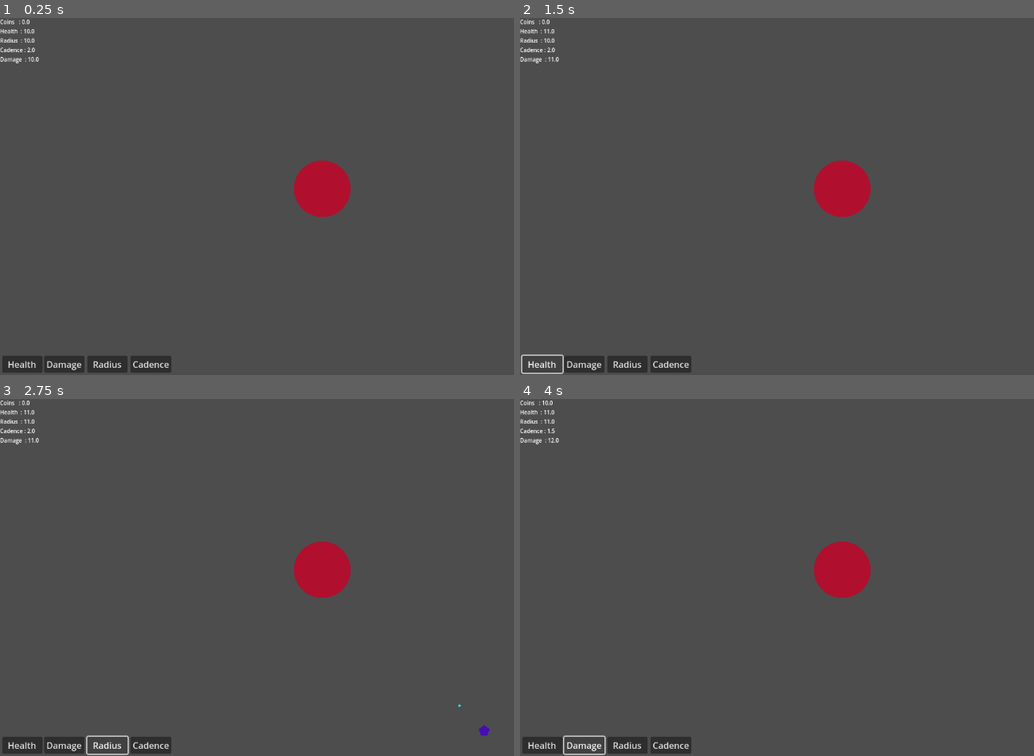
Above: before the commit, frames 1-4 (two rows, left to right).
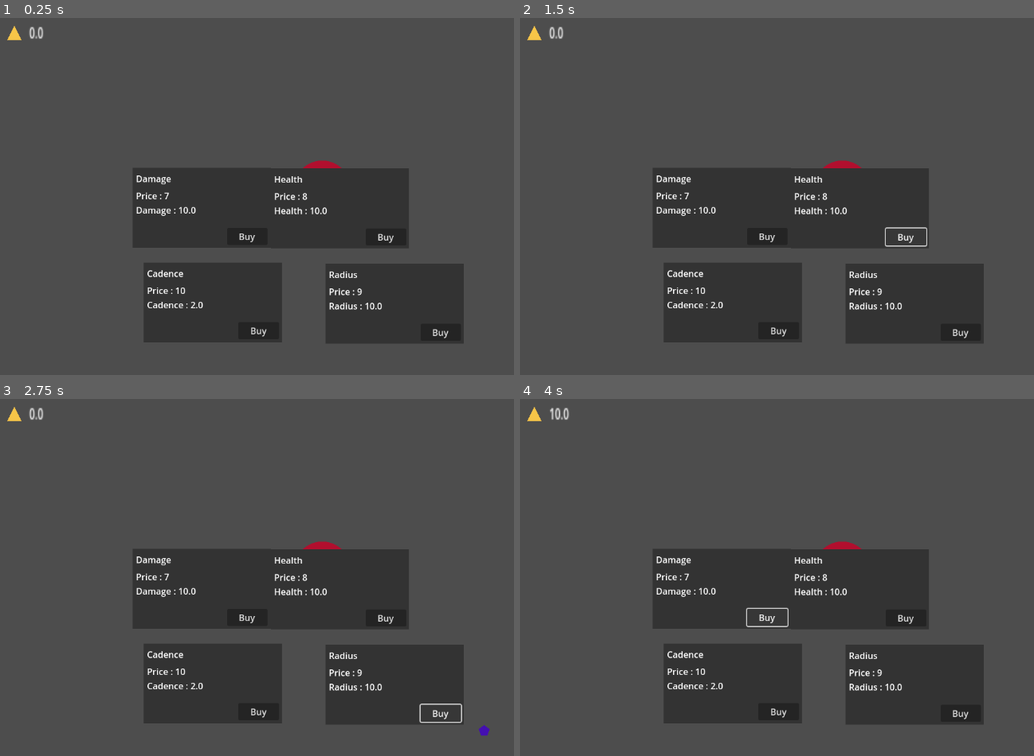
Above: after the commit, the same moments.

Repository: jakubaszcz/Prototype-Evil-Tower
Game: Godot game, scene res://Components/Scenes/Game.tscn
Two runs of this game, one before a commit and one after it. Both use one fixed random seed, a clock stepped at 60 frames per second and the inputs below.
Inputs:
- Up to frame 1 (0.25 s): no input
- Up to frame 2 (1.5 s): click "Damage" (after the commit: "Buy") at 0.5 s; click "Health" (after the commit: "Buy") at 1.25 s
- Up to frame 3 (2.75 s): click "Radius" (after the commit: "Buy") at 2 s
- Up to frame 4 (4 s): click "Cadence" (after the commit: "Buy") at 2.75 s; click "Damage" (after the commit: "Buy") at 3.5 s

The runs differ from the first frame. In frame 1, 25% of the frame differs, in the area x 0-91%, y 0-100%; in frame 2, 25%; in frame 3, 25%; in frame 4, 25%.

Commit message:
[PET] Creating shop

Diff:
--- a/Components/Interfaces/Game/PlayerStatistics.gd
+++ b/Components/Interfaces/Game/PlayerStatistics.gd
@@ -3,21 +3,44 @@
 @onready var infos_label = $Infos
 
 func _physics_process(_delta: float) -> void:
-	infos_label.text =  "Coins   : " + str(Game.game_coin)   + "\n" \
-					  + "Health  : " + str(Game.game_health) + "\n" \
-					  + "Radius  : " + str(Game.game_radius) + "\n" \
-					  + "Cadence : " + str(Game.game_cadence) + "\n" \
-					  + "Damage  : " + str(Game.game_damage)
+	$DamageContainer/Price.text = "Price : " + str(Game.game_damage_price)
+	$DamageContainer/Ability.text = "Damage : " + str(Game.game_damage)
+
+	$HealthContainer/Price.text = "Price : " + str(Game.game_health_price)
+	$HealthContainer/Ability.text = "Health : " + str(Game.game_health)
+
+	$RadiusContainer/Price.text = "Price : " + str(Game.game_radius_price)
+	$RadiusContainer/Ability.text = "Radius : " + str(Game.game_radius)
+
+	$CadenceContainer/Price.text = "Price : " + str(Game.game_cadence_price)
+	$CadenceContainer/Ability.text = "Cadence : " + str(Game.game_cadence)
+
+	infos_label.text =  str(Game.game_coin)
 
 
-func _on_damagae_pressed() -> void:
-	Game.game_damage += 1
+func _on_damage_pressed() -> void:
+	if ((Game.game_coin - Game.game_damage_price) >= 0):
+		Game.game_coin -= Game.game_damage_price
+		Game.game_damage *= Game.game_damage_buy
+		Game.game_damage_price *= Game.multiplier
+
 
 func _on_health_pressed() -> void:
-	Game.game_health += 1
+		if ((Game.game_coin - Game.game_health_price) >= 0):
+			Game.game_coin -= Game.game_health_price
+			Game.game_health *= Game.game_health_buy
+			Game.game_health_price *= Game.multiplier
+
 
 func _on_radius_pressed() -> void:
-	Game.game_radius += 1
+	if ((Game.game_coin - Game.game_radius_price) >= 0):
+		Game.game_coin -= Game.game_radius_price
+		Game.game_radius *= Game.game_radius_buy
+		Game.game_radius_price *= Game.multiplier
+
 
 func _on_cadence_pressed() -> void:
-	Game.game_cadence -= 0.5
+	if ((Game.game_coin - Game.game_cadence_price) >= 0):
+		Game.game_coin -= Game.game_cadence_price
+		Game.game_cadence *= Game.game_cadence_buy
+		Game.game_cadence_price *= Game.multiplier
--- a/Components/Interfaces/Game/player_statistics.tscn
+++ b/Components/Interfaces/Game/player_statistics.tscn
@@ -1,45 +1,175 @@
-[gd_scene load_steps=2 format=3 uid="uid://btw71upcpourg"]
+[gd_scene load_steps=4 format=3 uid="uid://dkhftkgwmo5w3"]
 
 [ext_resource type="Script" uid="uid://dw81m4kikc2tl" path="res://Components/Interfaces/Game/PlayerStatistics.gd" id="1_mso56"]
+[ext_resource type="Texture2D" uid="uid://bn0uj0lbkfwc8" path="res://Assets/Coin.png" id="2_ikyie"]
+
+[sub_resource type="CanvasTexture" id="CanvasTexture_ikyie"]
 
 [node name="PlayerStatistics" type="CanvasLayer"]
 script = ExtResource("1_mso56")
 
 [node name="Infos" type="Label" parent="."]
-offset_right = 90.0
-offset_bottom = 23.0
+offset_left = 53.0
+offset_top = 9.0
+offset_right = 144.04361
+offset_bottom = 32.0
+scale = Vector2(1.779367, 2.56028)
 theme_override_font_sizes/font_size = 10
 
-[node name="Damagae" type="Button" parent="."]
-offset_left = 80.0
-offset_top = 613.0
-offset_right = 153.0
-offset_bottom = 644.0
+[node name="Sprite2D" type="Sprite2D" parent="."]
+position = Vector2(26, 27.000002)
+scale = Vector2(0.03, 0.03)
+texture = ExtResource("2_ikyie")
+
+[node name="DamageContainer" type="Node" parent="."]
+
+[node name="Sprite2D" type="Sprite2D" parent="DamageContainer"]
+modulate = Color(0.20033002, 0.20033002, 0.20032999, 1)
+position = Vector2(365, 345.00003)
+scale = Vector2(250, 145)
+texture = SubResource("CanvasTexture_ikyie")
+
+[node name="Title" type="Label" parent="DamageContainer"]
+offset_left = 246.0
+offset_top = 280.0
+offset_right = 481.0
+offset_bottom = 303.0
 text = "Damage"
 
-[node name="Health" type="Button" parent="."]
-offset_left = 4.0
-offset_top = 613.0
-offset_right = 77.0
-offset_bottom = 644.0
+[node name="Price" type="Label" parent="DamageContainer"]
+offset_left = 246.0
+offset_top = 311.0
+offset_right = 483.0
+offset_bottom = 360.0
+text = "Price : NaN"
+
+[node name="Ability" type="Label" parent="DamageContainer"]
+offset_left = 246.0
+offset_top = 337.0
+offset_right = 480.0
+offset_bottom = 360.0
+text = "Damage : NaN"
+
+[node name="Damage" type="Button" parent="DamageContainer"]
+z_index = 1
+offset_left = 411.0
+offset_top = 381.0
+offset_right = 484.0
+offset_bottom = 412.0
+text = "Buy
+"
+
+[node name="HealthContainer" type="Node" parent="."]
+
+[node name="Sprite2D" type="Sprite2D" parent="HealthContainer"]
+modulate = Color(0.20033002, 0.20033002, 0.20032999, 1)
+position = Vector2(615, 345.5)
+scale = Vector2(250, 145)
+texture = SubResource("CanvasTexture_ikyie")
+
+[node name="Title" type="Label" parent="HealthContainer"]
+offset_left = 496.0
+offset_top = 280.5
+offset_right = 731.0
+offset_bottom = 303.5
 text = "Health"
 
-[node name="Radius" type="Button" parent="."]
-offset_left = 158.0
-offset_top = 613.0
-offset_right = 231.0
-offset_bottom = 644.0
+[node name="Price" type="Label" parent="HealthContainer"]
+offset_left = 496.0
+offset_top = 311.5
+offset_right = 733.0
+offset_bottom = 360.5
+text = "Price : NaN"
+
+[node name="Ability" type="Label" parent="HealthContainer"]
+offset_left = 496.0
+offset_top = 337.5
+offset_right = 730.0
+offset_bottom = 360.5
+text = "Damage : NaN"
+
+[node name="Health" type="Button" parent="HealthContainer"]
+offset_left = 662.0
+offset_top = 382.0
+offset_right = 735.0
+offset_bottom = 413.0
+text = "Buy"
+
+[node name="RadiusContainer" type="Node" parent="."]
+
+[node name="Sprite2D" type="Sprite2D" parent="RadiusContainer"]
+modulate = Color(0.20033002, 0.20033002, 0.20032999, 1)
+position = Vector2(714, 518.5)
+scale = Vector2(250, 145)
+texture = SubResource("CanvasTexture_ikyie")
+
+[node name="Title" type="Label" parent="RadiusContainer"]
+offset_left = 595.0
+offset_top = 453.5
+offset_right = 830.0
+offset_bottom = 476.5
 text = "Radius"
 
-[node name="Cadence" type="Button" parent="."]
-offset_left = 236.0
-offset_top = 613.0
-offset_right = 310.0
-offset_bottom = 644.0
+[node name="Price" type="Label" parent="RadiusContainer"]
+offset_left = 595.0
+offset_top = 484.5
+offset_right = 832.0
+offset_bottom = 533.5
+text = "Price : NaN"
+
+[node name="Ability" type="Label" parent="RadiusContainer"]
+offset_left = 595.0
+offset_top = 510.5
+offset_right = 829.0
+offset_bottom = 533.5
+text = "Radius : NaN"
+
+[node name="Radius" type="Button" parent="RadiusContainer"]
+offset_left = 761.0
+offset_top = 555.0
+offset_right = 834.0
+offset_bottom = 586.0
+text = "Buy"
+
+[node name="CadenceContainer" type="Node" parent="."]
+
+[node name="Sprite2D" type="Sprite2D" parent="CadenceContainer"]
+modulate = Color(0.20033002, 0.20033002, 0.20032999, 1)
+position = Vector2(385, 516.5)
+scale = Vector2(250, 145)
+texture = SubResource("CanvasTexture_ikyie")
+
+[node name="Title" type="Label" parent="CadenceContainer"]
+offset_left = 266.0
+offset_top = 451.5
+offset_right = 501.0
+offset_bottom = 474.5
 text = "Cadence"
 
-[connection signal="pressed" from="Damagae" to="." method="_on_damagae_pressed"]
-[connection signal="pressed" from="Health" to="." method="_on_button_pressed"]
-[connection signal="pressed" from="Health" to="." method="_on_health_pressed"]
-[connection signal="pressed" from="Radius" to="." method="_on_radius_pressed"]
-[connection signal="pressed" from="Cadence" to="." method="_on_cadence_pressed"]
+[node name="Price" type="Label" parent="CadenceContainer"]
+offset_left = 266.0
+offset_top = 482.5
+offset_right = 503.0
+offset_bottom = 531.5
+text = "Price : NaN"
+
+[node name="Ability" type="Label" parent="CadenceContainer"]
+offset_left = 266.0
+offset_top = 508.5
+offset_right = 500.0
+offset_bottom = 531.5
+text = "Cadence : NaN"
+
+[node name="Cadence" type="Button" parent="CadenceContainer"]
+offset_left = 431.0
+offset_top = 552.0
+offset_right = 505.0
+offset_bottom = 583.0
+text = "Buy
+"
+
+[connection signal="pressed" from="DamageContainer/Damage" to="." method="_on_damagae_pressed"]
+[connection signal="pressed" from="HealthContainer/Health" to="." method="_on_button_pressed"]
+[connection signal="pressed" from="HealthContainer/Health" to="." method="_on_health_pressed"]
+[connection signal="pressed" from="RadiusContainer/Radius" to="." method="_on_radius_pressed"]
+[connection signal="pressed" from="CadenceContainer/Cadence" to="." method="_on_cadence_pressed"]
--- a/Components/Utils/Projectiles.tscn
+++ b/Components/Utils/Projectiles.tscn
@@ -19,7 +19,6 @@
 disabled = true
 
 [node name="Sprite2D" type="Sprite2D" parent="."]
-modulate = Color(0, 1, 1, 1)
 scale = Vector2(2, 2)
 texture = SubResource("CanvasTexture_oagle")
 
@@ -27,6 +26,7 @@
 
 [node name="CollisionShape2D" type="CollisionShape2D" parent="Area2D"]
 shape = SubResource("RectangleShape2D_oagle")
+debug_color = Color(1, 1, 1, 0)
 
 [node name="LifeTime" type="Timer" parent="."]
 wait_time = 2.0
--- a/Scripts/Game.gd
+++ b/Scripts/Game.gd
@@ -6,3 +6,17 @@
 var game_radius : float = 10.0 + Global.abilities_radius
 var game_cadence : float = 2.0 + Global.abilities_cadence
 var game_damage : float = 10.0 + Global.abilities_attack
+
+# Base Shop Prices
+
+var game_damage_price : int = 7
+var game_health_price : int = 8
+var game_radius_price : int = 9
+var game_cadence_price : int = 10
+
+var game_damage_buy : float = 0.7
+var game_health_buy : float = 2.0
+var game_radius_buy : float = 0.4
+var game_cadence_buy : float = 0.3
+
+var multiplier : float = 1.2
Binary file added: Assets/Coin.png
Not shown, added: Assets/Coin.png.import
